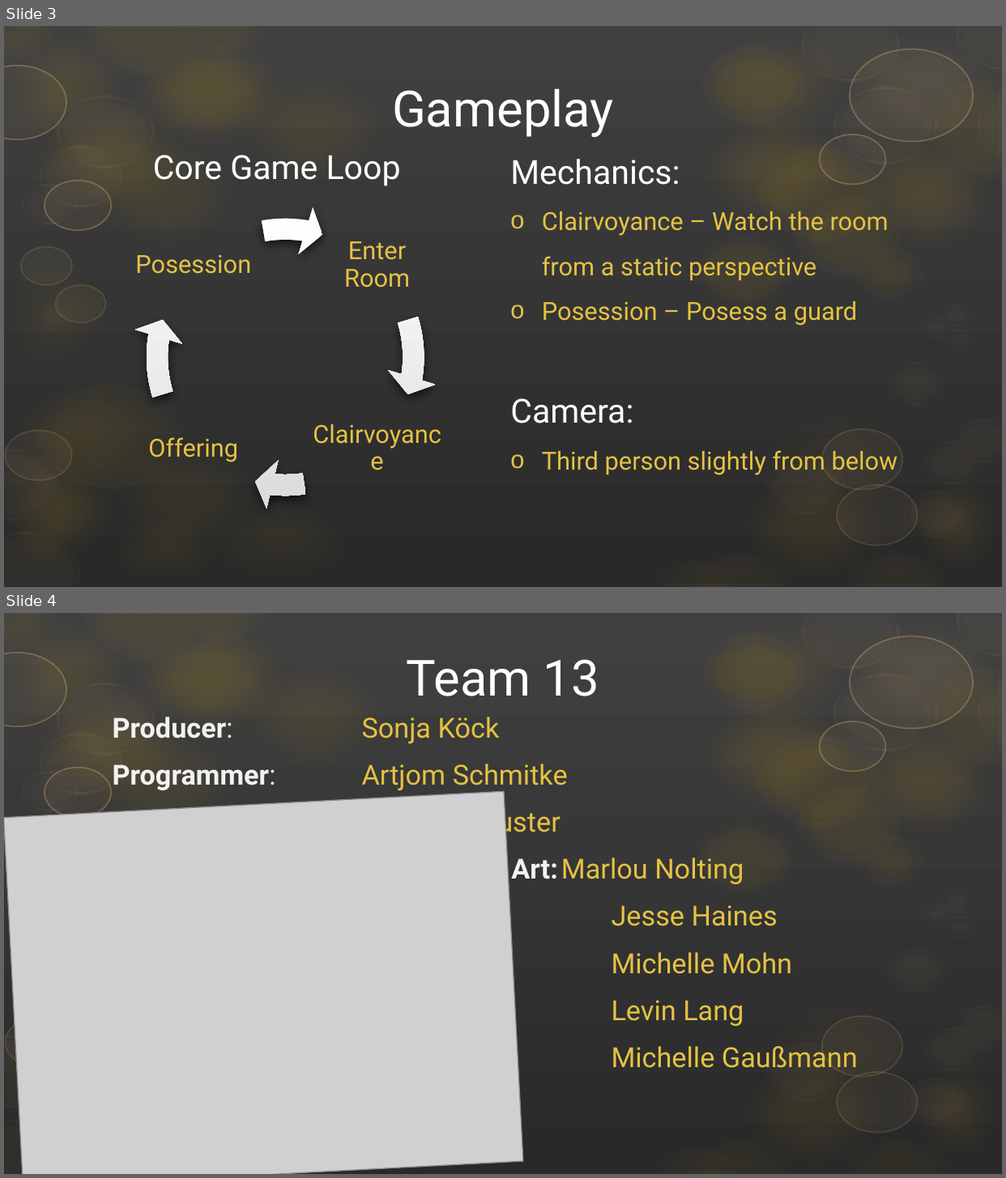
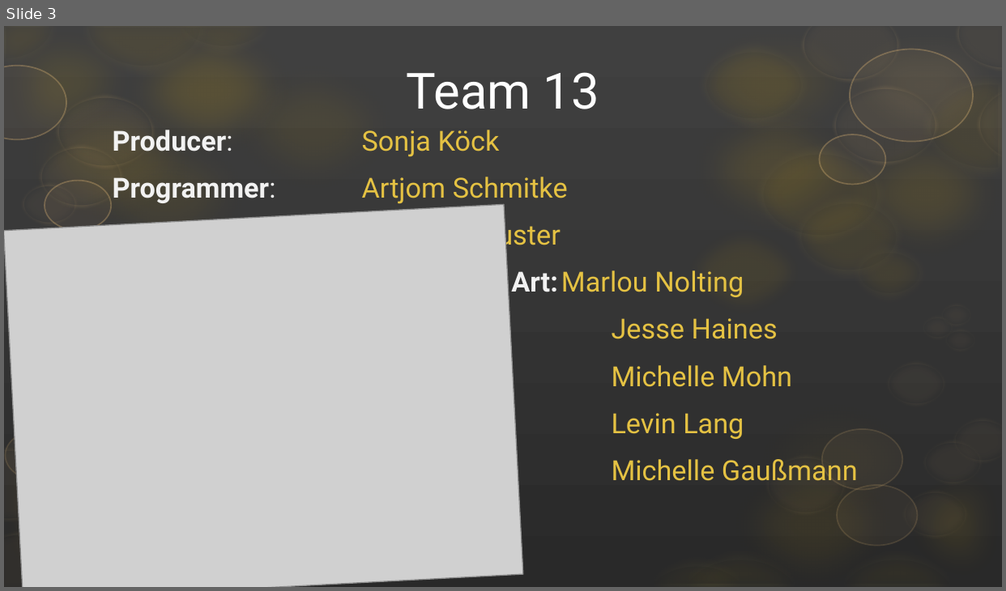
Before and after one commit to ArtjomProGrammer/Voodoo, a slide deck: _Organisation/Präsentation/Voodoo_PP1.pptx. Shown one above the other, each under a label of ours: slides 3 and 4 before the commit, slide 3 after it. The pictures are 1006x1178 and 1006x591 pixels, drawn with LibreOffice and Linux fonts; fonts in the diff are those of the drawing; grey boxes stand for pictures; background and template pictures are left out. Boxes give left, top, right and bottom in pixels: in the first picture for what was removed or moved away, otherwise in the second. Text is boxed around its words. In the diff, an @@ line names an element or a change of style, - is before the commit and + after.

```diff
--- a/_Organisation/Präsentation/Voodoo_PP1.pptx
+++ b/_Organisation/Präsentation/Voodoo_PP1.pptx
@@ slide 3 removed at box(4, 26, 1002, 587), background picture (left out); not listed: 58 template elements that a slide beside it also shows @@
@@ title removed at box(392, 89, 614, 137) @@
-Gameplay
@@ text removed at box(153, 155, 401, 186) @@
-Core Game Loop
@@ text removed at box(510, 159, 898, 476) @@
-Mechanics:
-o Clairvoyance – Watch the room from a static perspective
-o Posession – Posess a guard
-Camera:
-o Third person slightly from below
@@ group removed at box(133, 205, 450, 510): 4 texts, 4 circular arrows @@
-Enter Room
-Clairvoyance
-Offering
-Posession
@@ what was slide 4 is now slide 3 @@
```
Also in this commit, not shown: 4 slides changed.
